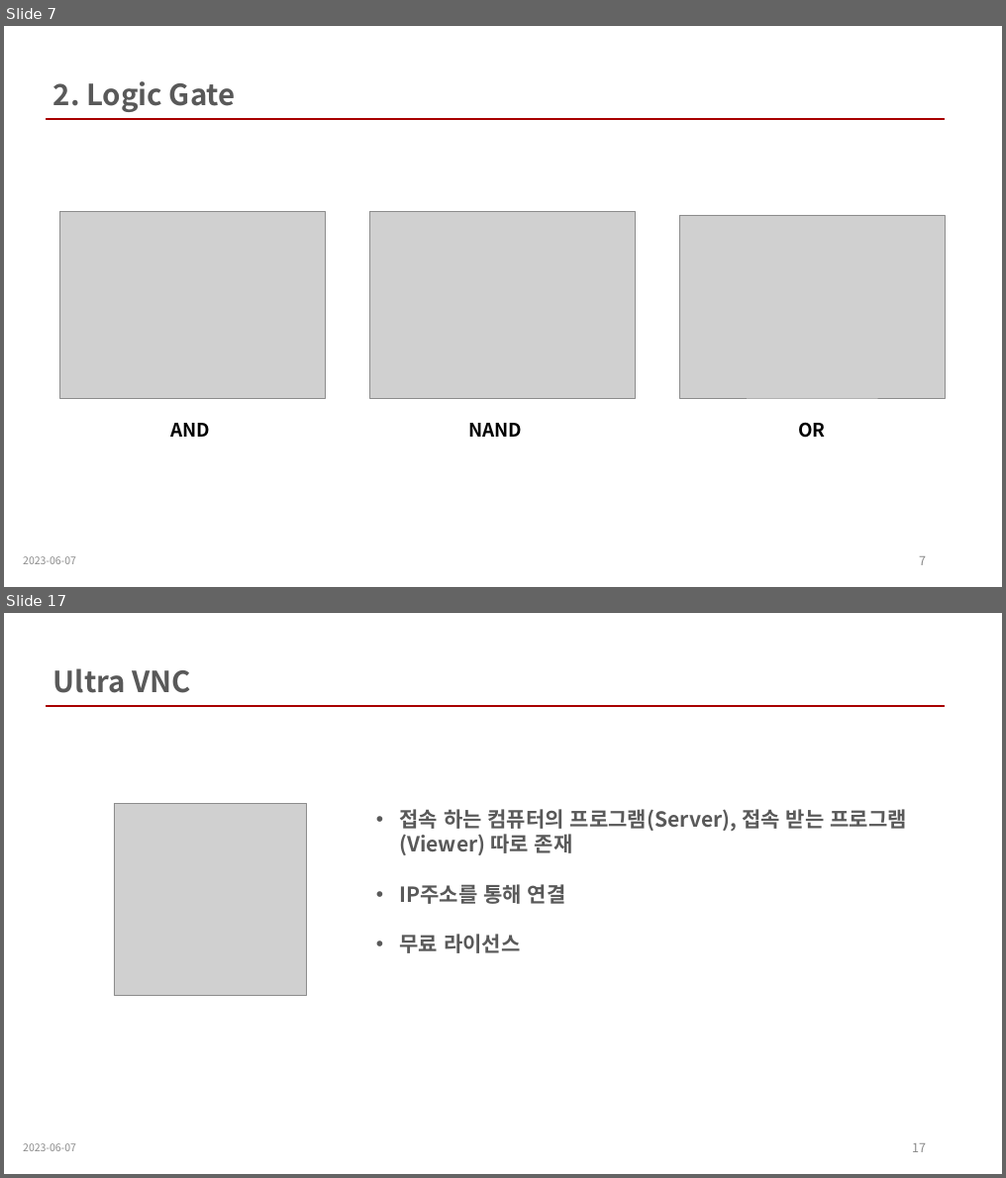
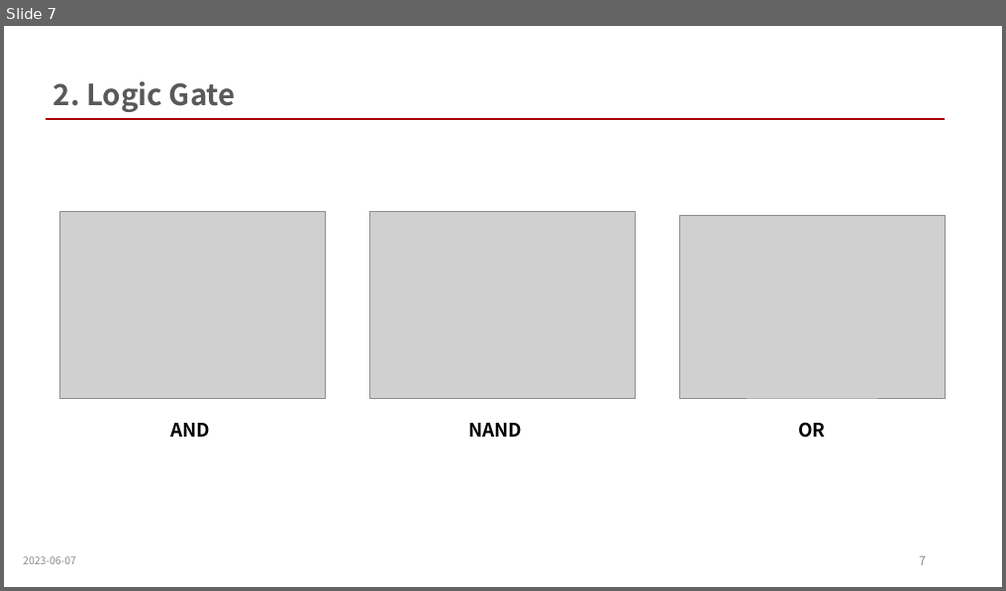
Before and after one commit to wkdnffla3/Dev_doc, a slide deck: deep_learning/DL_ppt/2_perceptron.pptx. Shown one above the other, each under a label of ours: slides 7 and 17 before the commit, slide 7 after it; the slides between them are not shown. The pictures are 1006x1178 and 1006x591 pixels, drawn with LibreOffice and Linux fonts; fonts in the diff are those of the drawing; grey boxes stand for pictures. Boxes give left, top, right and bottom in pixels: in the first picture for what was removed or moved away, otherwise in the second. Text is boxed around its words. In the diff, an @@ line names an element or a change of style, - is before the commit and + after.

```diff
--- a/deep_learning/DL_ppt/2_perceptron.pptx
+++ b/deep_learning/DL_ppt/2_perceptron.pptx
@@ slide 17 removed at <box>4,613,1002,1174</box>, background #FFFFFF @@
@@ text removed at <box>54,668,190,693</box> @@
-Ultra VNC
@@ line removed from (46, 707) to (945, 707) @@
@@ picture removed at <box>114,803,307,996</box> @@
@@ text removed at <box>400,809,906,954</box> @@
-• 접속 하는 컴퓨터의 프로그램(Server), 접속 받는 프로그램(Viewer) 따로 존재
-• IP주소를 통해 연결
-• 무료 라이선스
@@ text removed at <box>23,1144,76,1152</box> @@
-2023-06-07
@@ page number removed at <box>912,1144,926,1153</box> @@
-17
```
Also in this commit, not shown: 2 slides changed, 8 slides added, 10 other slides removed.
